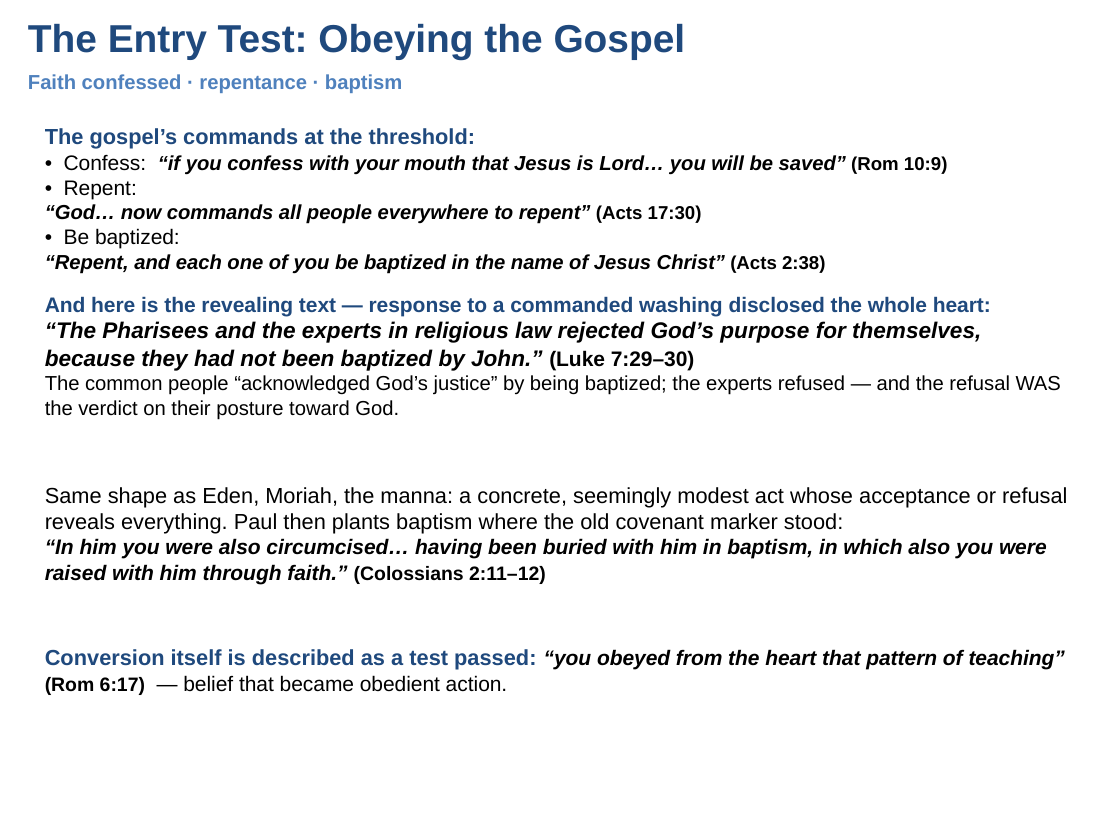
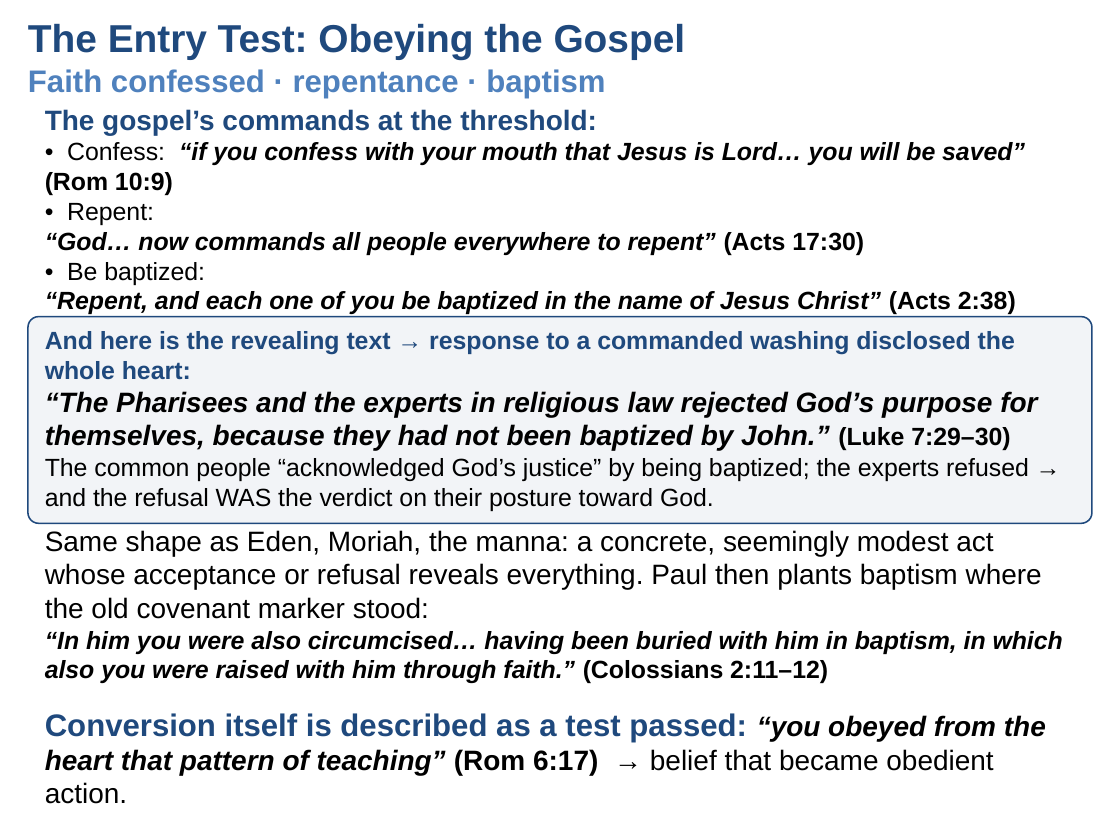
Before and after one commit to UsefulEngines/EvangelismPublic, a slide deck: slide 3 of 2026-Q4/08-TheChurchsTests/Week08-TheChurchsTests.pptx. Drawn at 1120x840 pixels with LibreOffice and Linux fonts; fonts in the diff are those of the drawing. Boxes give left, top, right and bottom in pixels: in the first picture for what was removed or moved away, otherwise in the second. Text is boxed around its words. In the diff, an @@ line names an element or a change of style, - is before the commit and + after.

```diff
--- a/2026-Q4/08-TheChurchsTests/Week08-TheChurchsTests.pptx
+++ b/2026-Q4/08-TheChurchsTests/Week08-TheChurchsTests.pptx
@@ text "Faith confessed · repentance · ..." at bbox=[28, 69, 605, 98]: size 13 to 20 pt @@
@@ text "The gospel’s commands at the ...": place and size @@
-text "The gospel’s commands at the ..." at bbox=[45, 128, 947, 274]
+text "The gospel’s commands at the ..." at bbox=[45, 109, 1025, 314]
@@ text "The gospel’s commands at the ..." at bbox=[45, 109, 1025, 314]: size 14 to 18 pt in "The gospel’s commands at the threshold:"; size 13.5 to 16 pt in "• Confess:", "• Repent:", "• Be baptized:"; size 13 to 16 pt in "“if you confess with your mouth that ...", "“God… now commands all people everywhere to ...", "“Repent, and each one of you be ..."; size 12 to 16 pt in "(Rom 10:9)", "(Acts 17:30)", "(Acts 2:38)" @@
@@ rounded rectangle added at bbox=[28, 317, 1092, 524], fill #F2F4F7, outline #1F497D 1 pt @@
@@ text at bbox=[45, 331, 1037, 511]: text changed; size 13 to 16 pt @@
-And here is the revealing text — response to a commanded washing disclosed the whole heart:
-“The Pharisees and the experts in religious law rejected God’s purpose for themselves, because they had not been baptized by John.” (Luke 7:29–30)
-The common people “acknowledged God’s justice” by being baptized; the experts refused — and the refusal WAS the verdict on their posture toward God.
+And here is the revealing text → response to a commanded washing disclosed the whole heart:
+“The Pharisees and the experts in religious law rejected God’s purpose for themselves, because they had not been baptized by John.” (Luke 7:29–30)
+The common people “acknowledged God’s justice” by being baptized; the experts refused → and the refusal WAS the verdict on their posture toward God.
@@ text "Same shape as Eden, Moriah, ...": place and size @@
-text "Same shape as Eden, Moriah, ..." at bbox=[45, 487, 1067, 584]
+text "Same shape as Eden, Moriah, ..." at bbox=[45, 530, 1063, 683]
@@ text "Same shape as Eden, Moriah, ..." at bbox=[45, 530, 1063, 683]: size 14 to 18 pt in "Same shape as Eden, Moriah, the manna: ..."; size 13.5 to 16 pt in "“In him you were also circumcised… having ..."; size 12.5 to 16 pt in "(Colossians 2:11–12)" @@
@@ text at bbox=[45, 713, 1046, 804]: text changed; size 13.5 to 18 pt @@
-Conversion itself is described as a test passed: “you obeyed from the heart that pattern of teaching” (Rom 6:17) — belief that became obedient action.
+Conversion itself is described as a test passed: “you obeyed from the heart that pattern of teaching” (Rom 6:17) → belief that became obedient action.
```
Also in this commit, not shown: 6 other slides changed, 5 other files.
